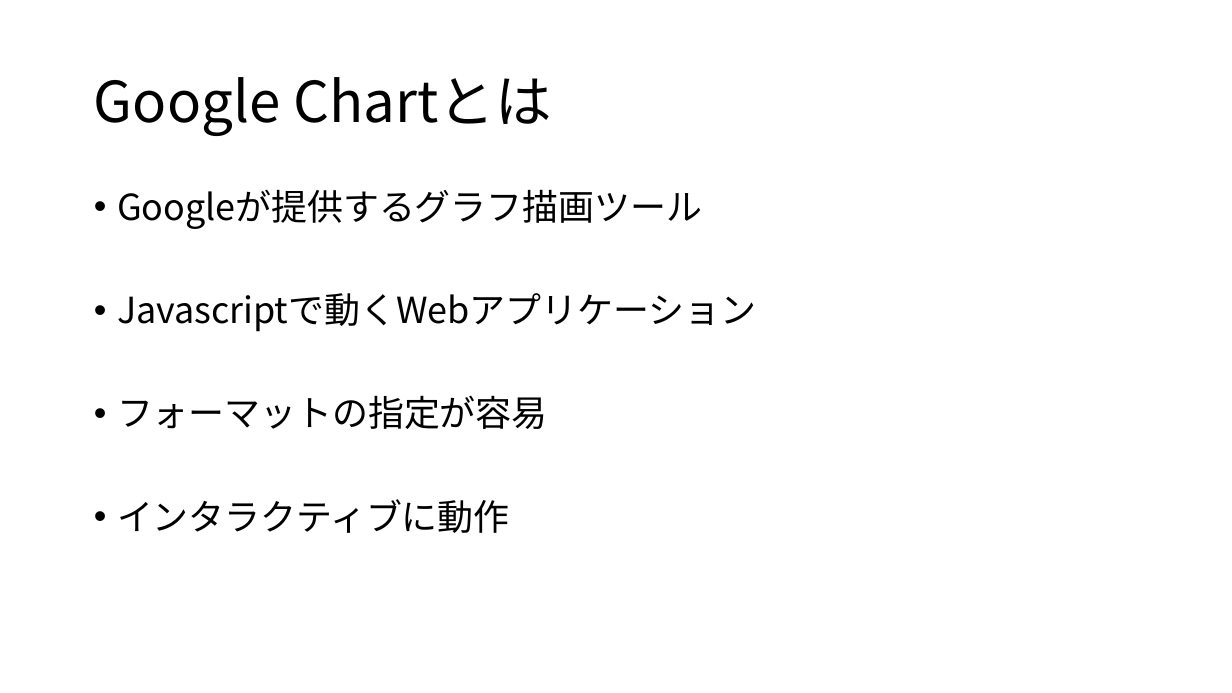
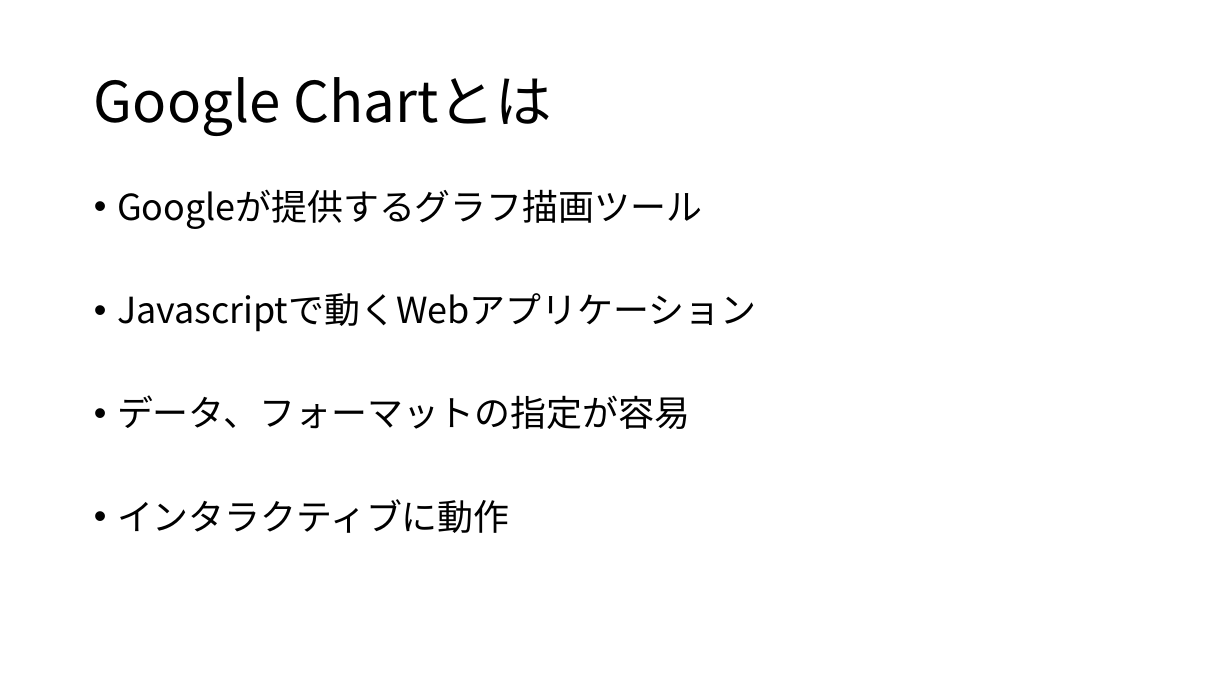
Before and after one commit to erevest-cobalt/3pro, a slide deck: slide 7 of 統計データの可視化.pptx. Drawn at 1232x693 pixels with LibreOffice and Linux fonts; fonts in the diff are those of the drawing. Boxes give left, top, right and bottom in pixels: in the first picture for what was removed or moved away, otherwise in the second. Text is boxed around its words. In the diff, an @@ line names an element or a change of style, - is before the commit and + after.

```diff
--- a/統計データの可視化.pptx
+++ b/統計データの可視化.pptx
@@ text at (117, 395, 690, 429): text changed @@
-• フォーマットの指定が容易
+• データ、フォーマットの指定が容易
```
Also in this commit, not shown: 3 other slides changed, 1 slide removed.
